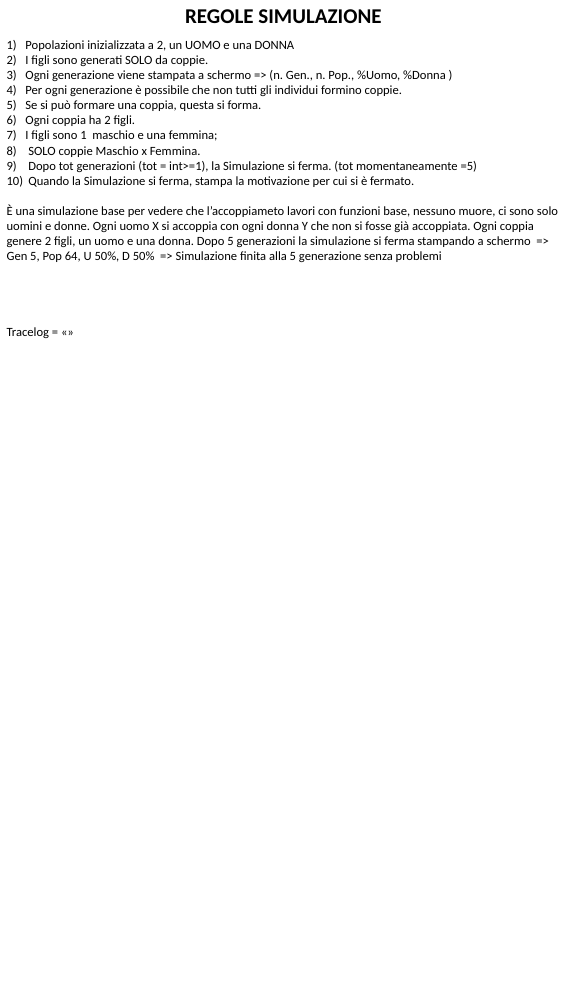
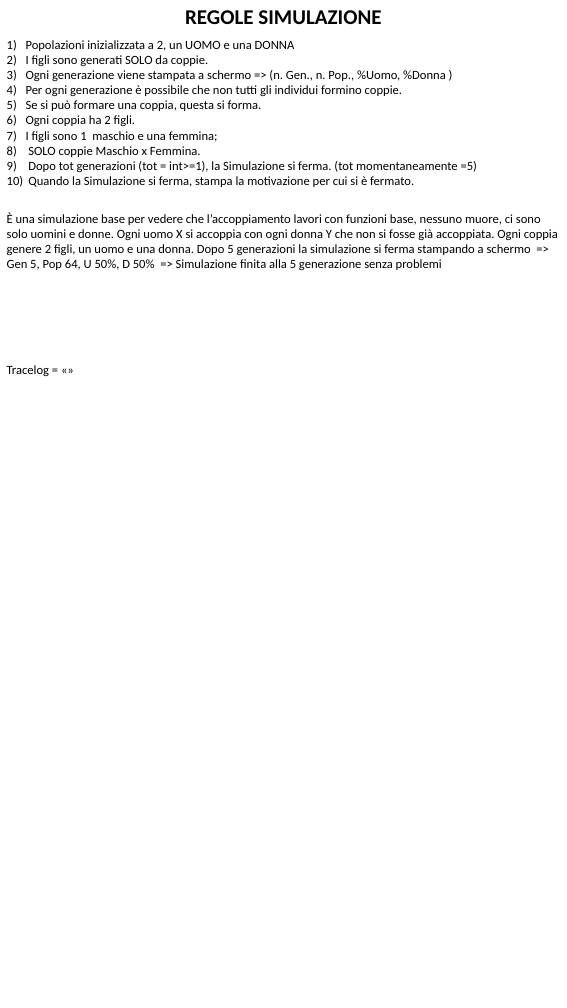
Before and after one commit to Midrill/Fiki-Fiki, a slide deck: slide 2 of Progetto.pptx. Drawn at 567x1008 pixels with LibreOffice and Linux fonts; fonts in the diff are those of the drawing. Boxes give left, top, right and bottom in pixels: in the first picture for what was removed or moved away, otherwise in the second. Text is boxed around its words. In the diff, an @@ line names an element or a change of style, - is before the commit and + after.

```diff
--- a/Progetto.pptx
+++ b/Progetto.pptx
@@ text at (7,212,558,270): text changed @@
-È una simulazione base per vedere che l’accoppiameto lavori con funzioni base, nessuno muore, ci sono solo uomini e donne. Ogni uomo X si accoppia con ogni donna Y che non si fosse già accoppiata. Ogni coppia genere 2 figli, un uomo e una donna. Dopo 5 generazioni la simulazione si ferma stampando a schermo => Gen 5, Pop 64, U 50%, D 50% => Simulazione finita alla 5 generazione senza problemi
+È una simulazione base per vedere che l’accoppiamento lavori con funzioni base, nessuno muore, ci sono solo uomini e donne. Ogni uomo X si accoppia con ogni donna Y che non si fosse già accoppiata. Ogni coppia genere 2 figli, un uomo e una donna. Dopo 5 generazioni la simulazione si ferma stampando a schermo => Gen 5, Pop 64, U 50%, D 50% => Simulazione finita alla 5 generazione senza problemi
```
Also in this commit, not shown: 1 other slide changed.
